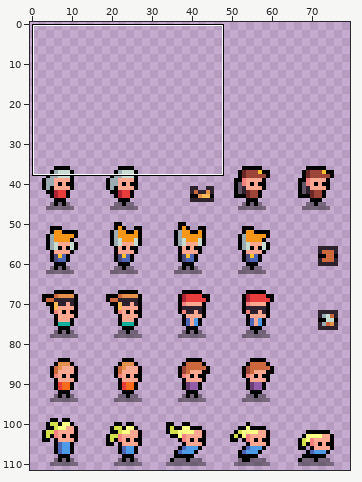
Edited in one commit: pixel-art file (Projects/TastyRoad/Assets/Sprites/character.aseprite). The first picture is a wide view before the edit; the outline marks the close-up.
Close-up. Earlier state:
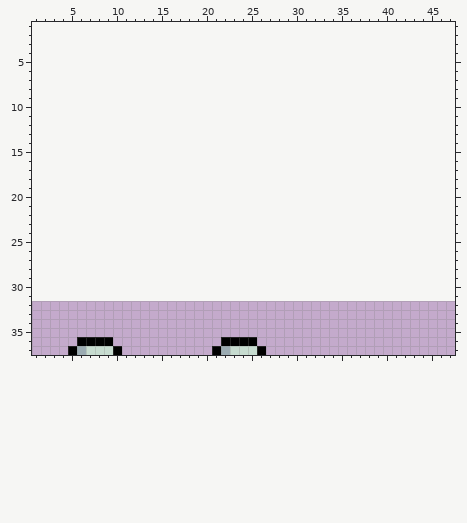
80x80 pixels, 1 frame. Shown: x 1..47, y 1..37. The old version is drawn lined up with the new one, on the new canvas.
After the commit:
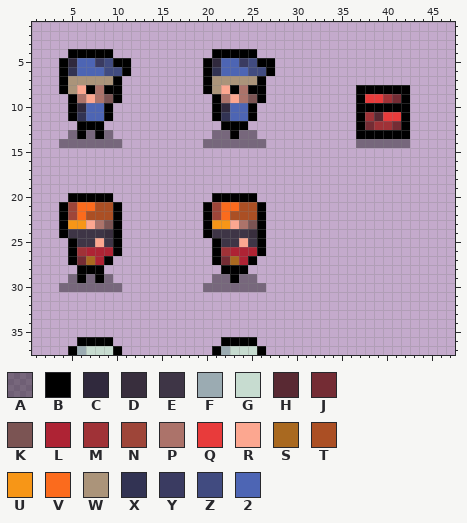
Palette (. is transparent): A #00000064  B #000000  C #30293d  D #382e3d  E #3e3546  F #9babb2  G #c7dcd0  H #592933  J #742c34  K #7b5453  L #ae2334  M #a03237  N #9e4539  P #ac736a  Q #e83b3b  R #fca790  S #a96920  T #ab4f24  U #f79617  V #fb6b1d  W #ab947a  X #323353  Y #3a3b61  Z #414b80  2 #4d65b4
From old to new:
canvas 80x80 -> 80x112, the old top-left corner now at 0,32
The edit adds colour 2 in row 5 at x 6 to 7 and 22 to 23; in row 6 at x 6 to 8 and 22 to 24; in rows 10 to 11 at x 7 to 8 and 23 to 24.
The edit adds colour A in row 13 at x 5, 7, 9, 21 to 22 and 24 to 25; in row 14 at x 4 to 10, 20 to 26 and 37 to 42; in row 29 at x 5, 7, 9, 21 to 22 and 24 to 25; in row 30 at x 4 to 10 and 20 to 26.
The edit adds colour B in row 4 at x 5 to 9 and 21 to 25; in row 5 at x 4, 10 to 11, 20 and 26 to 27; in row 6 at x 4, 11, 20 and 27; in row 7 at x 4, 10, 20 and 26; in row 8 at x 4, 7, 9 to 10, 20, 23, 25 to 26 and 37 to 42; in row 9 at x 5, 10, 21, 26, 37 and 42.
The edit adds colour B in row 10 at x 5, 9, 21, 25 and 37 to 42; in row 11 at x 5, 9, 21, 25, 37 and 42; in row 12 at x 6 to 8, 22 to 24, 37 and 42; in row 13 at x 6, 8, 23 and 37 to 42; in row 20 at x 5 to 9 and 21 to 25; in rows 21 to 24 at x 4, 10, 20 and 26.
The edit adds colour B in rows 25 to 26 at x 5, 10, 21 and 26; in row 27 at x 5, 9, 21 and 25; in row 28 at x 6 to 8 and 22 to 24; in row 29 at x 6, 8 and 23.
The edit adds colour C in row 5 at x 5 and 21; in row 10 at x 6 and 22.
The edit adds colour D in row 24 at x 9 and 25.
The edit adds colour E in row 24 at x 5 to 8 and 21 to 24; in row 25 at x 6 to 7, 9, 22 to 23 and 25.
The edit adds colour H in row 11 at x 39.
The edit adds colour J in row 9 at x 41; in row 12 at x 38 and 41; in row 27 at x 6 and 22.
The edit adds colour K in row 9 at x 9 and 25; in row 23 at x 9 and 25.
The edit adds colour L in row 26 at x 7 to 9 and 23 to 25; in row 27 at x 8 and 24.
The edit adds colour M in row 9 at x 40; in row 11 at x 38; in row 12 at x 39 to 40; in row 26 at x 6 and 22.
The edit adds colour N in rows 21 to 22 at x 5 and 21.
The edit adds colour P in row 8 at x 8 and 24; in row 9 at x 6, 8, 22 and 24; in row 23 at x 8 and 24.
The edit adds colour Q in row 9 at x 38 to 39; in row 11 at x 40 to 41.
The edit adds colour R in row 8 at x 6 and 22; in row 9 at x 7 and 23; in row 23 at x 7 and 23; in row 25 at x 8 and 24.
The edit adds colour S in row 27 at x 7 and 23.
The edit adds colour T in row 21 at x 8 to 9 and 24 to 25; in row 22 at x 7 to 9 and 23 to 25.
The edit adds colour U in row 23 at x 5 to 6 and 21 to 22.
The edit adds colour V in row 21 at x 6 to 7 and 22 to 23; in row 22 at x 6 and 22.
The edit adds colour W in row 7 at x 5 to 9 and 21 to 25; in row 8 at x 5 and 21.
The edit adds colour X in row 6 at x 5 and 21; in row 11 at x 6 and 22.
The edit adds colour Y in row 5 at x 8 and 24.
The edit adds colour Z in row 5 at x 9 and 25; in row 6 at x 9 to 10 and 25 to 26.
Pixel boxes of the changes (left, top, right, bottom) in both close-ups:
added: (59, 49, 131, 148)
added: (203, 49, 275, 148)
added: (356, 85, 410, 148)
added: (59, 193, 122, 292)
added: (203, 193, 266, 292)
